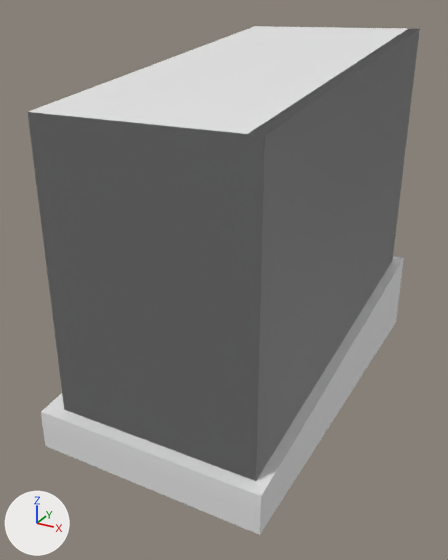
The glTF model frontend/flipper/assets/mesh/Body_flipper.glb, before and after one commit.
Camera for both pictures: a 50 mm lens placed at (1.2, -2.7, 1.58), pointed at (-0.05, -0.42, 0.44). Every picture has the same lights, and +X, +Y and +Z are marked at lower left. The older version comes first.

The older version as bpy lines, for what is in view:
```python
me_cube_002 = bpy.data.meshes.new('Cube.002')
me_cube_002.from_pydata(...)  # 12 vertices, 26 faces; spans x -0.57..0.31, y -0.86..0.86, z 0.11..1.55
me_cube_002.materials.append(mat_material_001)  # white #e7e7e7
me_cube_005 = bpy.data.meshes.new('Cube.005')
me_cube_005.from_pydata(...)  # 36 vertices, 64 faces; spans x -0.65..0.36, y -0.92..0.92, z -0.06..0.35
ob_walls = bpy.data.objects.new('walls', me_cube_005)
ob_walls.location = (0.151, -0.263, -0.067)
ob_walls_001 = bpy.data.objects.new('walls.001', me_cube_002)
ob_walls_001.location = (0.151, -0.263, -0.067)
```
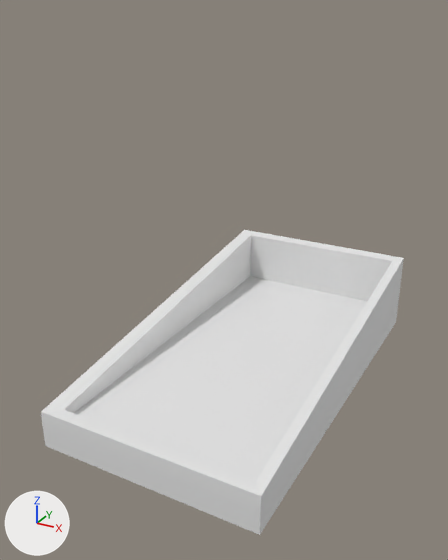
Edits to the bpy script that builds the scene:
```text
Remove ob_walls_001:
    ob_walls_001 = bpy.data.objects.new('walls.001', me_cube_002)
    ob_walls_001.location = (0.151, -0.263, -0.067)
```

Location of each change, [x1, y1, x2, y2] in pixels of the pictures (448 x 560 px):
'walls.001', deleted
    before: [28, 26, 420, 481]
'table', unchanged, uncovered by the edit
    after: [75, 276, 367, 481]
